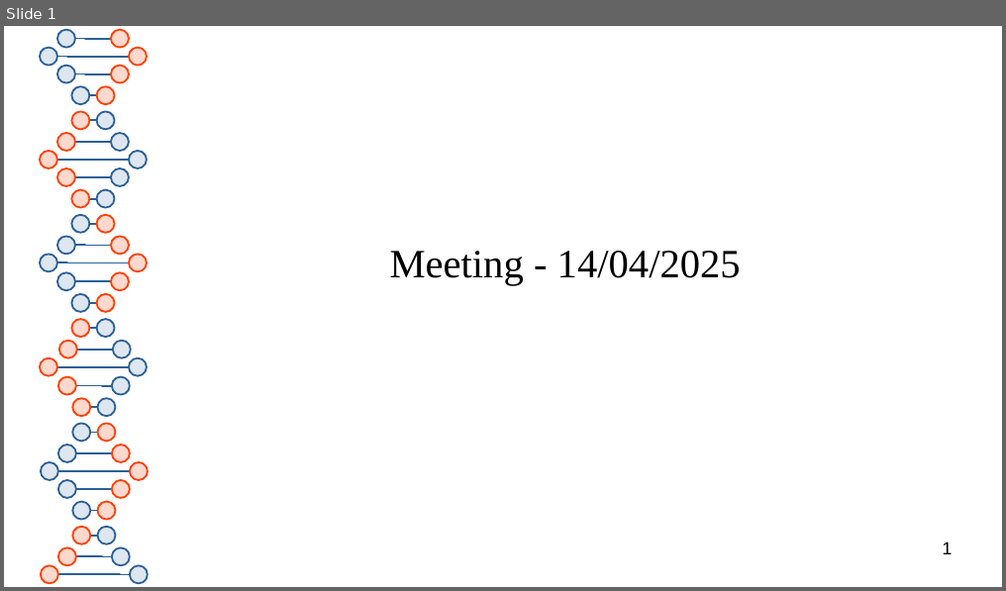
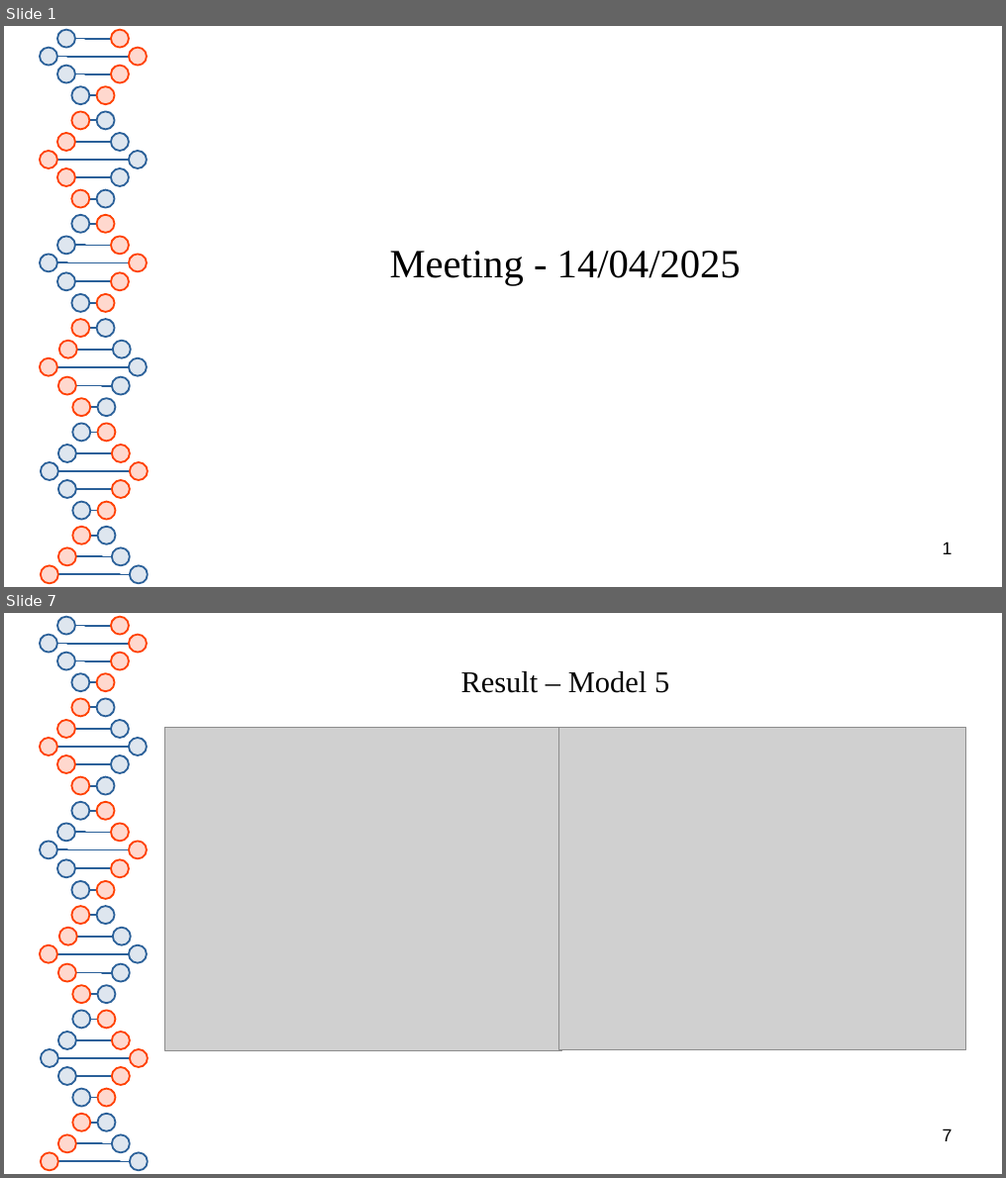
Before and after one commit to thash-jkr/Schrodinger-PINN, a slide deck: meeting/presentation-8_14-04-2025.odp. Shown one above the other, each under a label of ours: slide 1 before the commit, slides 1 and 7 after it; the slides between them are not shown. The pictures are 1006x591 and 1006x1178 pixels, drawn with LibreOffice and Linux fonts; fonts in the diff are those of the drawing; grey boxes stand for pictures. Boxes give left, top, right and bottom in pixels: in the first picture for what was removed or moved away, otherwise in the second. Text is boxed around its words. In the diff, an @@ line names an element or a change of style, - is before the commit and + after.

```diff
--- a/meeting/presentation-8_14-04-2025.odp
+++ b/meeting/presentation-8_14-04-2025.odp
@@ slide 7 added at (x1=4, y1=613, x2=1002, y2=1174), background #FFFFFF; not listed: 81 template elements that a slide beside it also shows @@
@@ title added at (x1=461, y1=671, x2=669, y2=693), 24 pt, text #050505 @@
+Result – Model 5
@@ picture added at (x1=164, y1=727, x2=561, y2=1052) @@
@@ picture added at (x1=559, y1=727, x2=966, y2=1051) @@
@@ page number added at (x1=943, y1=1129, x2=952, y2=1142), 14 pt, text #000000 @@
+7
```
Also in this commit, not shown: 3 slides changed, 14 other slides added, 5 slides removed, 1 other file.
